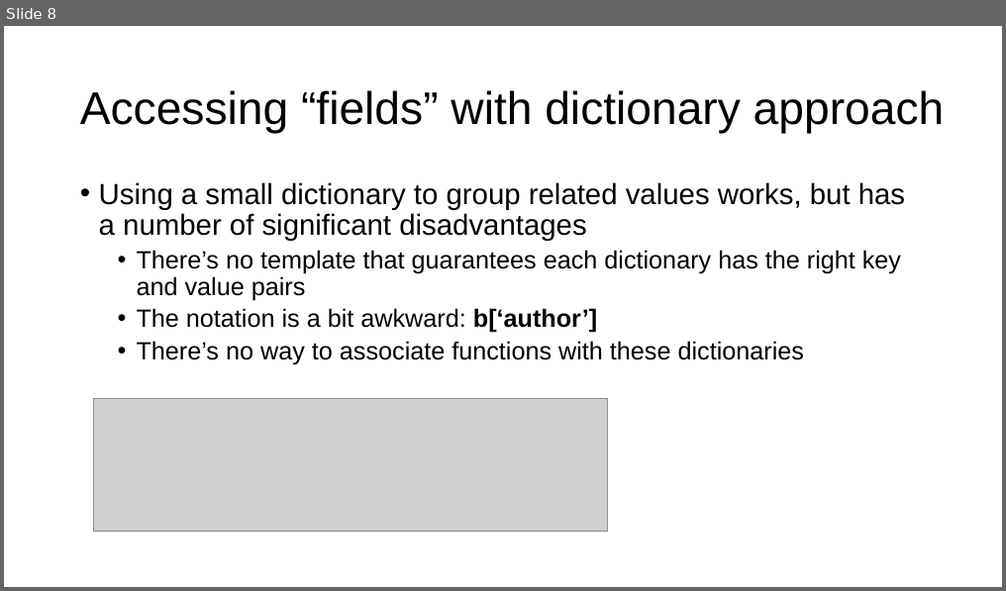
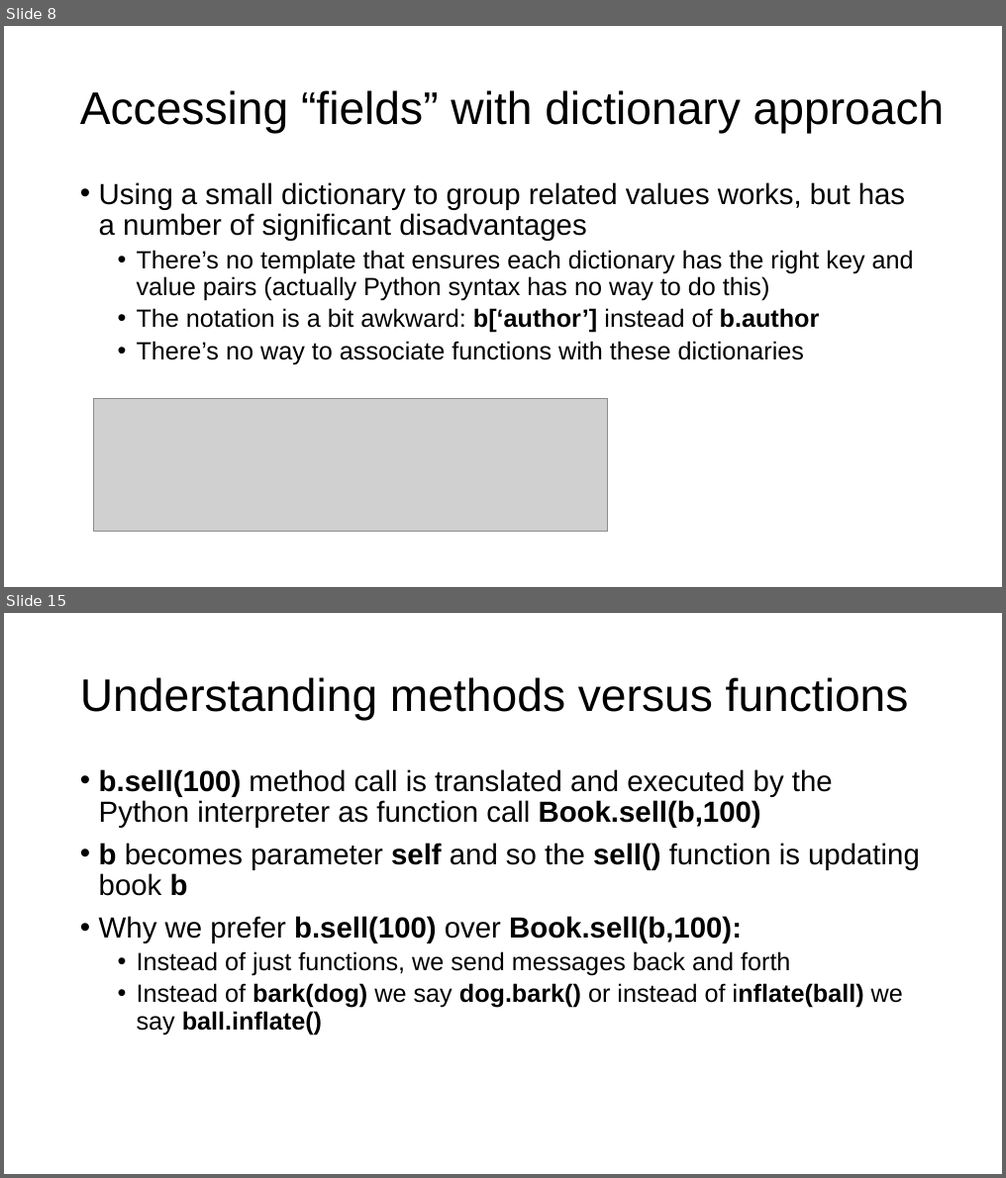
Before and after one commit to parrt/msds501, a slide deck: slides/OO.pptx. Shown one above the other, each under a label of ours: slide 8 before the commit, slides 8 and 15 after it; the slides between them are not shown. The pictures are 1006x591 and 1006x1178 pixels, drawn with LibreOffice and Linux fonts; fonts in the diff are those of the drawing; grey boxes stand for pictures; background and template pictures are left out. Boxes give left, top, right and bottom in pixels: in the first picture for what was removed or moved away, otherwise in the second. Text is boxed around its words. In the diff, an @@ line names an element or a change of style, - is before the commit and + after.

```diff
--- a/slides/OO.pptx
+++ b/slides/OO.pptx
@@ slide 15 added at [4,613,1002,1174], background #FFFFFF @@
@@ title added at [80,677,909,721], 44 pt, text #000000 @@
+Understanding methods versus functions
@@ text added at [99,769,920,1035], 28 pt, text #000000 @@
+• b.sell(100) method call is translated and executed by the Python interpreter as function call Book.sell(b,100)
+• b becomes parameter self and so the sell() function is updating book b
+• Why we prefer b.sell(100) over Book.sell(b,100):
+  • Instead of just functions, we send messages back and forth
+  • Instead of bark(dog) we say dog.bark() or instead of inflate(ball) we say ball.inflate()
@@ slide 8 changed as well @@
@@ text at [137,250,914,333]: text changed @@
-  • There’s no template that guarantees each dictionary has the right key and value pairs
-  • The notation is a bit awkward: b[‘author’]
+  • There’s no template that ensures each dictionary has the right key and value pairs (actually Python syntax has no way to do this)
+  • The notation is a bit awkward: b[‘author’] instead of b.author
```
Also in this commit, not shown: 7 other slides changed, 13 other slides added, 2 other files.
